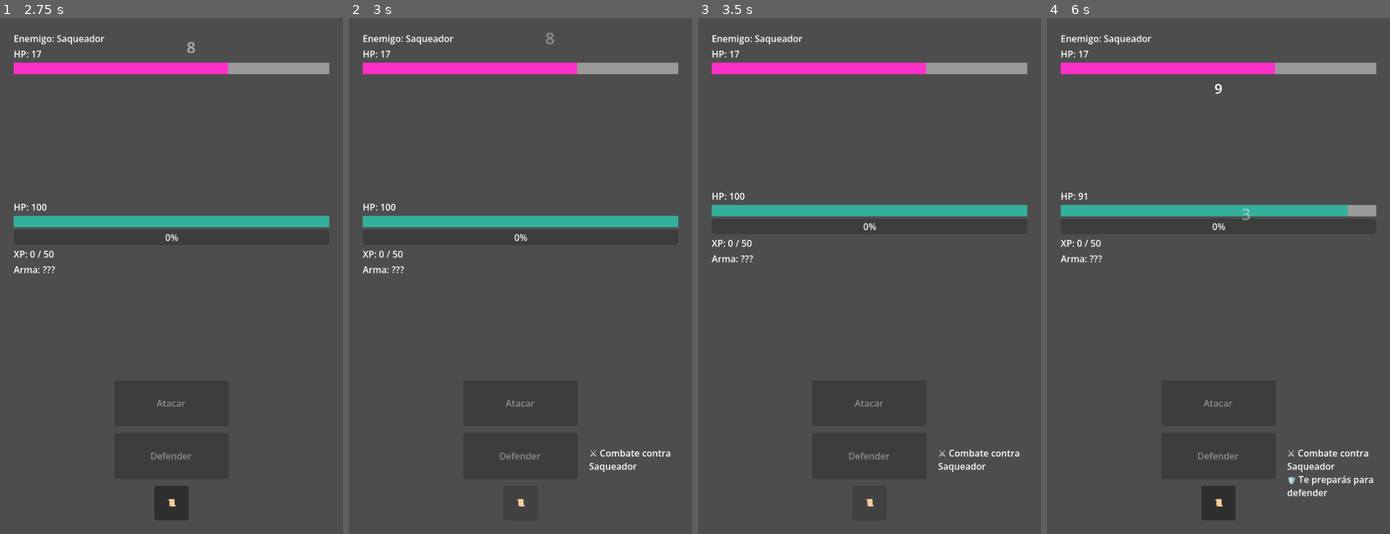
Above: before the commit, frames 1-4 (left to right).
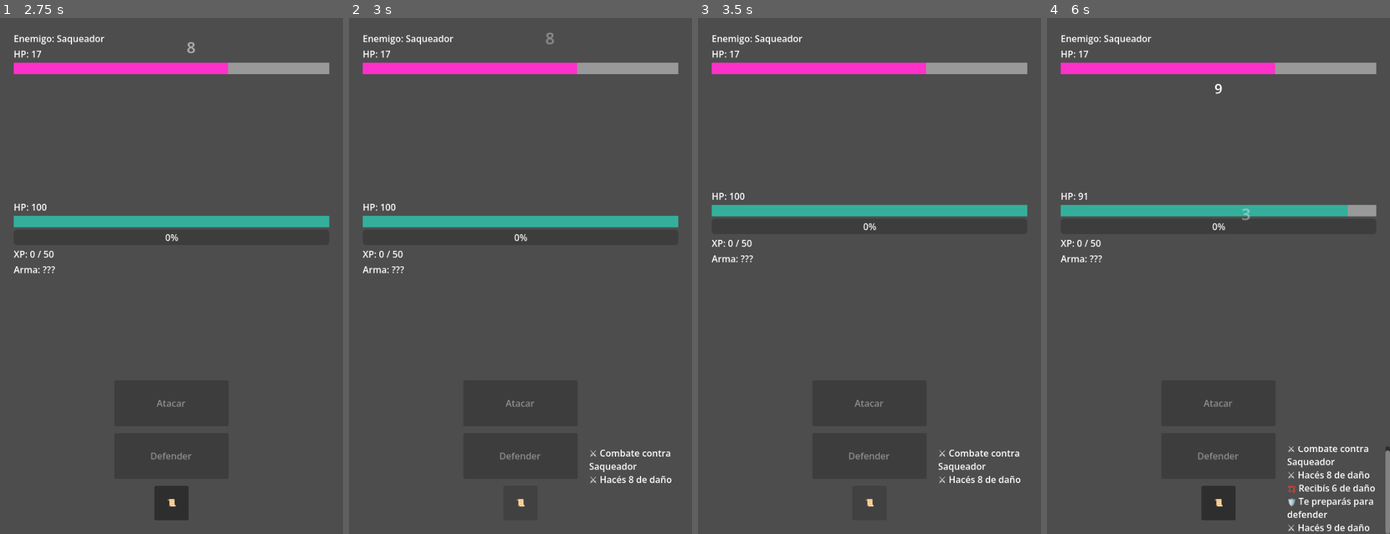
Above: after the commit, the same moments.

Repository: MirandaFrancoCBA/apocalypsheep
Game: Godot game, scene res://scenes/main_menu.tscn
The game is run twice, just before and just after one commit, with the same random seed, the same clock (stepped at 60 frames per second) and the same inputs.
Inputs:
- Up to frame 1 (2.75 s): click "CONTINUAR" at 0.5 s; click "Ciudad destruida (Lv 1-3)" at 1.25 s; click "Atacar" at 2 s
- Up to frame 2 (3 s): click "📜" at 2.75 s
- Up to frame 3 (3.5 s): no input
- Up to frame 4 (6 s): click "📜" at 3.5 s; click "Defender" at 4.25 s; click "📜" at 5 s; click "Atacar" at 5.75 s

Frame 1 is identical in both runs. In frame 2, 0.2% of the frame differs, in the area x 70-94%, y 88-91%; in frame 3, 0.2%; in frame 4, 1.7%, in the area x 69-100%, y 83-100%.

Commit message:
Fix: log prints

Diff:
--- a/scripts/ui/combat_screen.gd
+++ b/scripts/ui/combat_screen.gd
@@ -40,7 +40,7 @@
 # ─────────────────────────────────────────
 # CONFIG
 # ─────────────────────────────────────────
-const MAX_LOG_LINES := 8
+const MAX_LOG_LINES := 40
 
 # ─────────────────────────────────────────
 # DATA
@@ -177,6 +177,12 @@
 	# ataque jugador
 	await _combat_pause(0.15)
 	var result = combat_system.player_attack(player, enemy)
+	add_log(
+	"⚔️ Hacés " +
+	str(result["damage"]) +
+	" de daño"
+)
+
 	_show_damage_number(
 	enemy_container,
 	result["damage"],
@@ -206,6 +212,11 @@
 	# ataque enemigo
 	await _combat_pause(0.25)
 	result = combat_system.enemy_attack(player, enemy)
+	add_log(
+	"💢 Recibís " +
+	str(result["damage"]) +
+	" de daño"
+)
 
 	await _flash(player_container, Color.RED)
 	await _shake(player_container)
@@ -368,10 +379,6 @@
 		xp_gained,
 		loot
 	)
-
-	# LOG LIMPIO
-	add_log("🏆 Victoria")
-	add_log("👉 Tocar para continuar")
 
 	button_attack.disabled = true
 	button_defend.disabled = true
@@ -472,7 +479,27 @@
 # INPUT FINAL
 # ─────────────────────────────────────────
 func _input(event):
-	if waiting_for_input and event.is_pressed():
+
+	if not waiting_for_input:
+		return
+
+	# mobile
+	if event is InputEventScreenTouch and event.pressed:
+
+		if combat_history_panel.visible:
+			return
+
+		waiting_for_input = false
+		SceneManager.go_to_result()
+
+	# desktop
+	elif event is InputEventMouseButton \
+	and event.pressed \
+	and event.button_index == MOUSE_BUTTON_LEFT:
+
+		if combat_history_panel.visible:
+			return
+
 		waiting_for_input = false
 		SceneManager.go_to_result()
 
